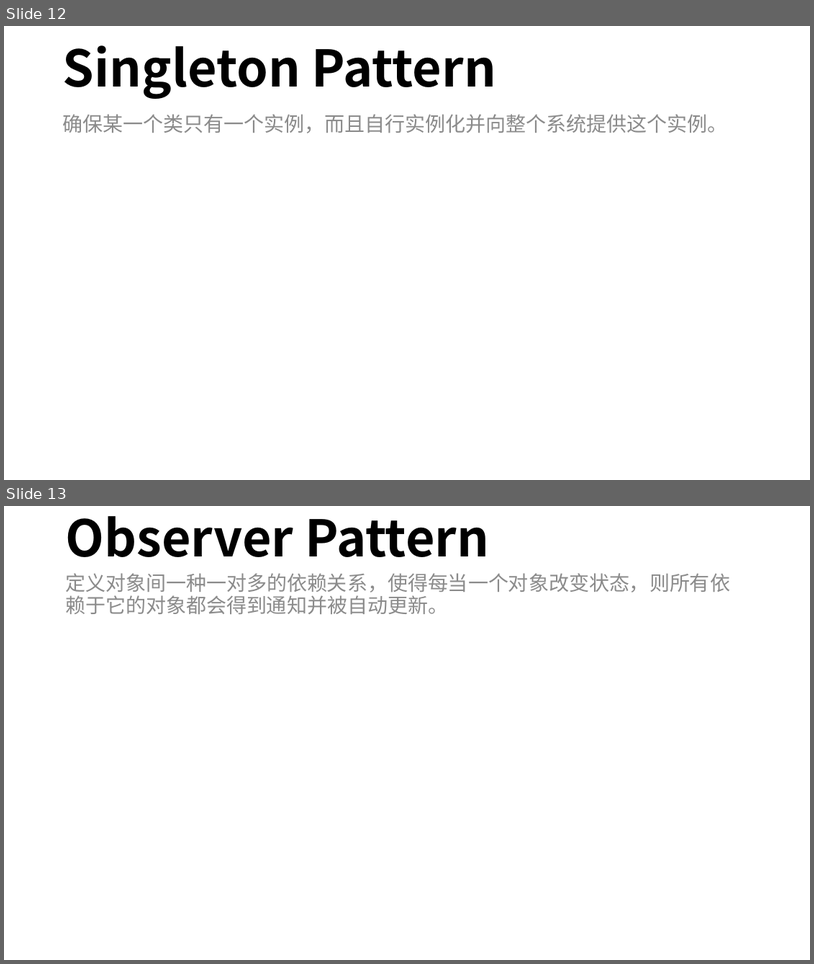
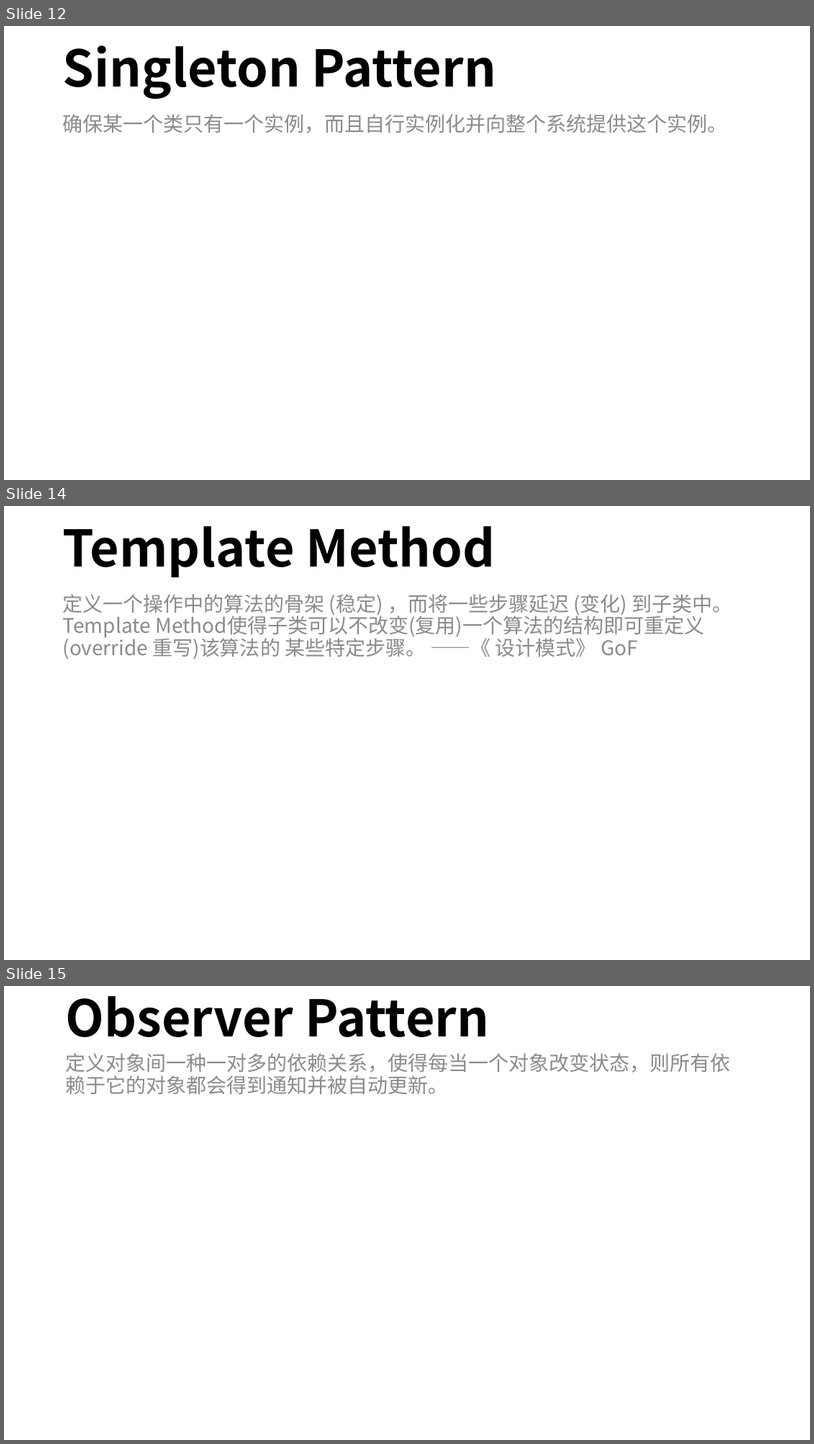
Before and after one commit to mshandle/GStar, a slide deck: Document/les2/les2.pptx. Shown one above the other, each under a label of ours: slides 12 and 13 before the commit, slides 12, 14 and 15 after it; the slides between them are not shown. The pictures are 814x964 and 814x1444 pixels, drawn with LibreOffice and Linux fonts; fonts in the diff are those of the drawing. Boxes give left, top, right and bottom in pixels: in the first picture for what was removed or moved away, otherwise in the second. Text is boxed around its words. In the diff, an @@ line names an element or a change of style, - is before the commit and + after.

```diff
--- a/Document/les2/les2.pptx
+++ b/Document/les2/les2.pptx
@@ slide 14 added at [4,506,810,960], background #FFFFFF @@
@@ title added at [63,526,496,577], 60 pt, text #000000, bold @@
+Template Method
@@ text added at [63,594,733,659], 24 pt, text #8C8C8C @@
+定义一个操作中的算法的骨架 (稳定) ，而将一些步骤延迟 (变化) 到子类中。 Template Method使得子类可以不改变(复用)一个算法的结构即可重定义(override 重写)该算法的 某些特定步骤。 ——《 设计模式》 GoF
@@ what was slide 13 is now slide 15 @@
```
Also in this commit, not shown: 1 slide changed, 6 other slides added, 3 slides removed, 12 other files.
